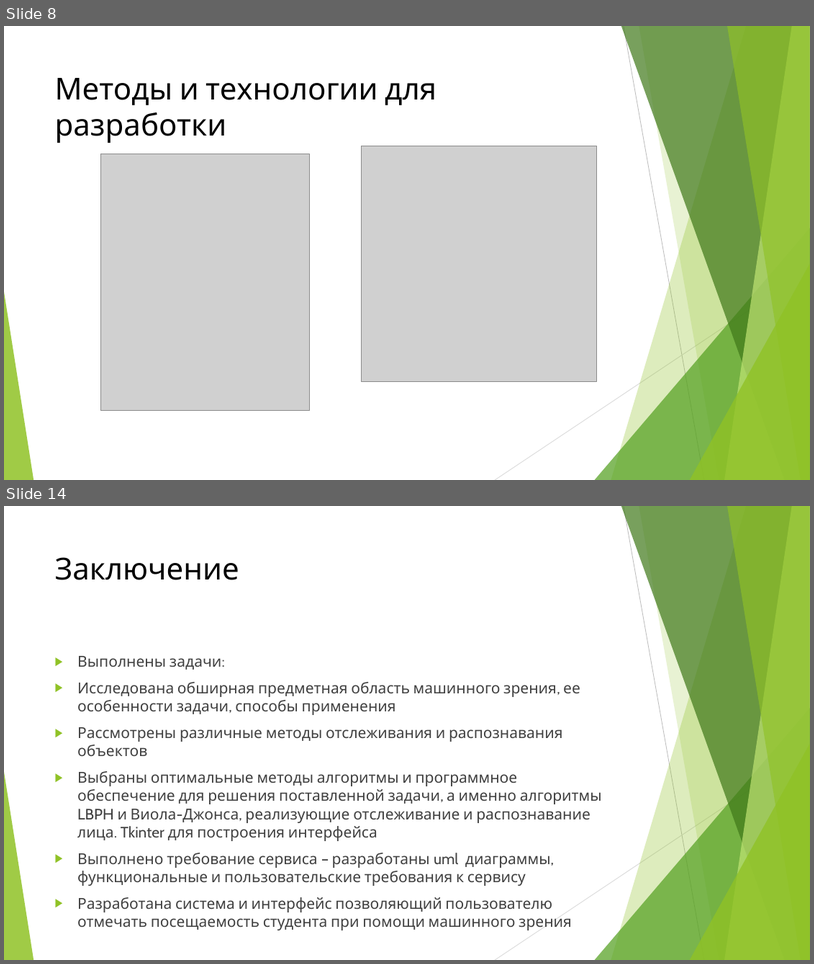
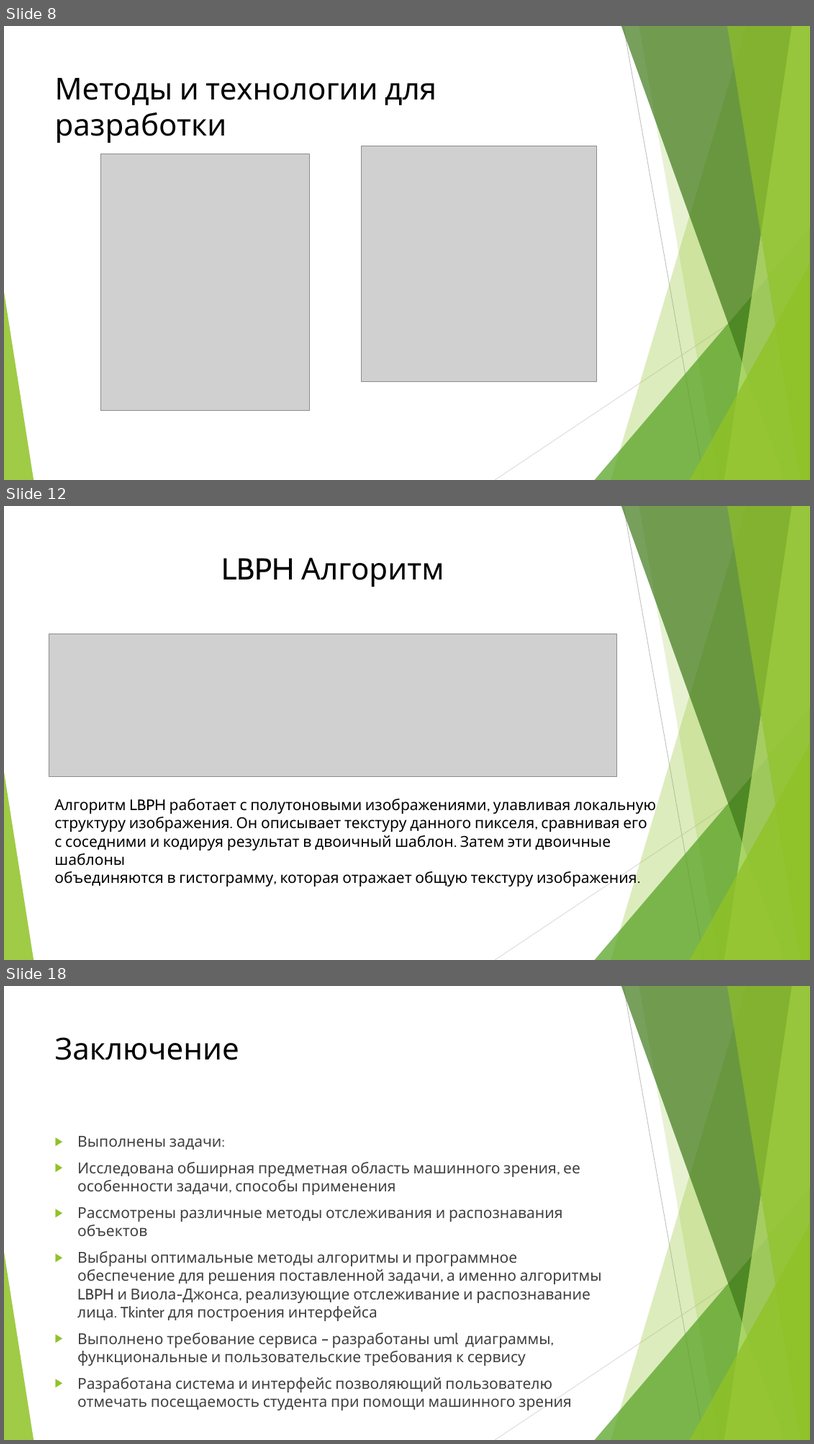
Before and after one commit to z3r069-lab/diploma, a slide deck: презентация_диплом_квасов_ПИ191(2).pptx. Shown one above the other, each under a label of ours: slides 8 and 14 before the commit, slides 8, 12 and 18 after it; the slides between them are not shown. The pictures are 814x964 and 814x1444 pixels, drawn with LibreOffice and Linux fonts; fonts in the diff are those of the drawing; grey boxes stand for pictures. Boxes give left, top, right and bottom in pixels: in the first picture for what was removed or moved away, otherwise in the second. Text is boxed around its words. In the diff, an @@ line names an element or a change of style, - is before the commit and + after.

```diff
--- a/презентация_диплом_квасов_ПИ191(2).pptx
+++ b/презентация_диплом_квасов_ПИ191(2).pptx
@@ slide 12 added at (x1=4, y1=506, x2=810, y2=960), background #FFFFFF; not listed: 10 template elements that a slide beside it also shows @@
@@ title added at (x1=221, y1=558, x2=444, y2=587), 36 pt, text #000000 @@
+LBPH Алгоритм
@@ picture added at (x1=49, y1=633, x2=617, y2=777) @@
@@ text added at (x1=54, y1=798, x2=656, y2=888), 18 pt, text #000000 @@
+Алгоритм LBPH работает с полутоновыми изображениями, улавливая локальную
+структуру изображения. Он описывает текстуру данного пикселя, сравнивая его
+с соседними и кодируя результат в двоичный шаблон. Затем эти двоичные шаблоны
+объединяются в гистограмму, которая отражает общую текстуру изображения.
@@ what was slide 14 is now slide 18 @@
```
Also in this commit, not shown: 5 slides changed, 3 other slides added.
